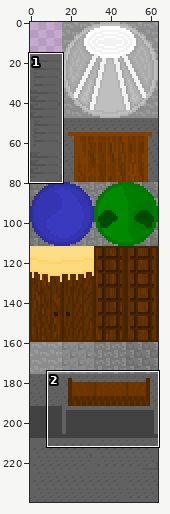
Two versions of one sprite sheet, Projects/TestProject/Textures/ChurchInteriorTilset.png. Above: a wide view before the commit, with the close-up outlined.
Close-up. The starting point:
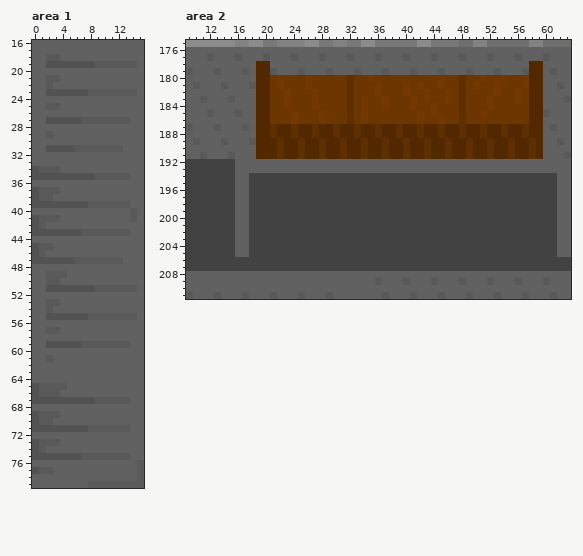
The file is 64x240 pixels. Colours within 5 levels of each other are drawn and written as one. Shown: area 1: x 0..15, y 16..79; area 2: x 9..63, y 175..211.
Now the later version:
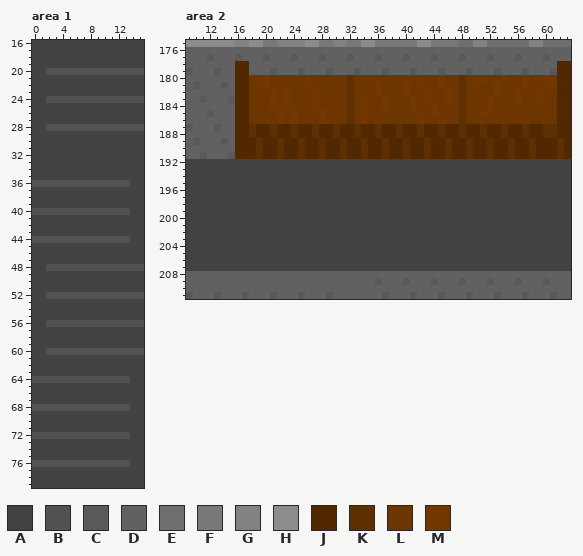
Palette (. is transparent): A #424242  B #525252  C #595959  D #616161  E #6e6e6e  F #787878  G #828282  H #8c8c8c  J #522800  K #5e2f00  L #6d3500  M #733800
The edit:
Changed rows in their new state; - is an unchanged pixel.
Area 1:
first column x 0:
16 AAAAAAAAAAAAAAAA
17 AAAAAAAAAAAAAAAA
18 AAAAAAAAAAAAAAAA
19 AAAAAAAAAAAAAAAA
20 AABBBBBBBBBBBBBB
21 AAAAAAAAAAAAAAAA
22 AAAAAAAAAAAAAAAA
23 AAAAAAAAAAAAAAAA
24 AABBBBBBBBBBBBBB
25 AAAAAAAAAAAAAAAA
26 AAAAAAAAAAAAAAAA
27 AAAAAAAAAAAAAAAA
28 AABBBBBBBBBBBBBB
29 AAAAAAAAAAAAAAAA
30 AAAAAAAAAAAAAAAA
31 AAAAAAAAAAAAAAAA
32 AAAAAAAAAAAAAAAA
33 AAAAAAAAAAAAAAAA
34 AAAAAAAAAAAAAAAA
35 AAAAAAAAAAAAAAAA
36 BBBBBBBBBBBBBBAA
37 AAAAAAAAAAAAAAAA
38 AAAAAAAAAAAAAAAA
39 AAAAAAAAAAAAAAAA
40 BBBBBBBBBBBBBBAA
41 AAAAAAAAAAAAAAAA
42 AAAAAAAAAAAAAAAA
43 AAAAAAAAAAAAAAAA
44 BBBBBBBBBBBBBBAA
45 AAAAAAAAAAAAAAAA
46 AAAAAAAAAAAAAAAA
47 AAAAAAAAAAAAAAAA
48 AABBBBBBBBBBBBBB
49 AAAAAAAAAAAAAAAA
50 AAAAAAAAAAAAAAAA
51 AAAAAAAAAAAAAAAA
52 AABBBBBBBBBBBBBB
53 AAAAAAAAAAAAAAAA
54 AAAAAAAAAAAAAAAA
55 AAAAAAAAAAAAAAAA
56 AABBBBBBBBBBBBBB
57 AAAAAAAAAAAAAAAA
58 AAAAAAAAAAAAAAAA
59 AAAAAAAAAAAAAAAA
60 AABBBBBBBBBBBBBB
61 AAAAAAAAAAAAAAAA
62 AAAAAAAAAAAAAAAA
63 AAAAAAAAAAAAAAAA
64 BBBBBBBBBBBBBBAA
65 AAAAAAAAAAAAAAAA
66 AAAAAAAAAAAAAAAA
67 AAAAAAAAAAAAAAAA
68 BBBBBBBBBBBBBBAA
69 AAAAAAAAAAAAAAAA
70 AAAAAAAAAAAAAAAA
71 AAAAAAAAAAAAAAAA
72 BBBBBBBBBBBBBBAA
73 AAAAAAAAAAAAAAAA
74 AAAAAAAAAAAAAAAA
75 AAAAAAAAAAAAAAAA
76 BBBBBBBBBBBBBBAA
77 AAAAAAAAAAAAAAAA
78 AAAAAAAAAAAAAAAA
79 AAAAAAAAAAAAAAAA
Area 2:
first column x 16:
178 JJ-DD-------------------------------------DD--JJ
179 JJ-DD-------------------------------------DD--JJ
180 JJLMM-L-----------------------------------LLMMJJ
181 JJLMM-L-----------------------------------LLMMJJ
182 JJLLLM------------------------------------LMLLJJ
183 JJLLLM------------------------------------LMLLJJ
184 JJLLLM------------------------------------LLLLJJ
185 JJLLL-M-----------------------------------LLLLJJ
186 JJLLL-M-----------------------------------LLLLJJ
187 JJK-----------------------------------------KKJJ
188 JJK-----------------------------------------KKJJ
189 JJJK----------------------------------------JJKJ
190 JJJK----------------------------------------JJKJ
191 JJJK----------------------------------------JJKJ
192 AAAAAAAAAAAAAAAAAAAAAAAAAAAAAAAAAAAAAAAAAAAAAAAA
193 AAAAAAAAAAAAAAAAAAAAAAAAAAAAAAAAAAAAAAAAAAAAAAAA
194 AA--------------------------------------------AA
195 AA--------------------------------------------AA
196 AA--------------------------------------------AA
197 AA--------------------------------------------AA
198 AA--------------------------------------------AA
199 AA--------------------------------------------AA
200 AA--------------------------------------------AA
201 AA--------------------------------------------AA
202 AA--------------------------------------------AA
203 AA--------------------------------------------AA
204 AA--------------------------------------------AA
205 AA--------------------------------------------AA
Changed places in both close-ups, as pixel boxes (x1, y1, x2, y2):
changed: (32, 40, 144, 488)
changed: (235, 61, 571, 257)
